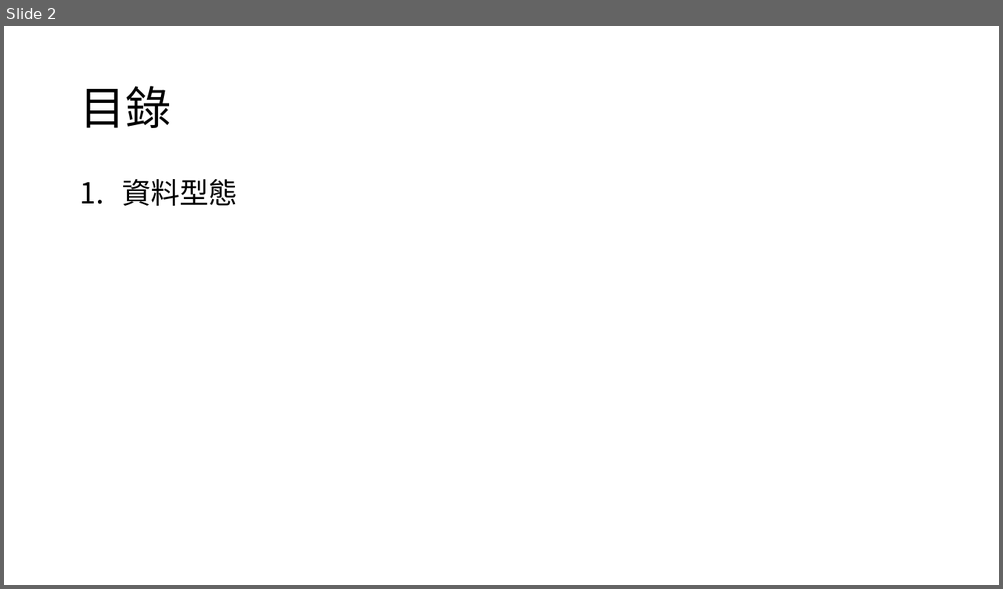
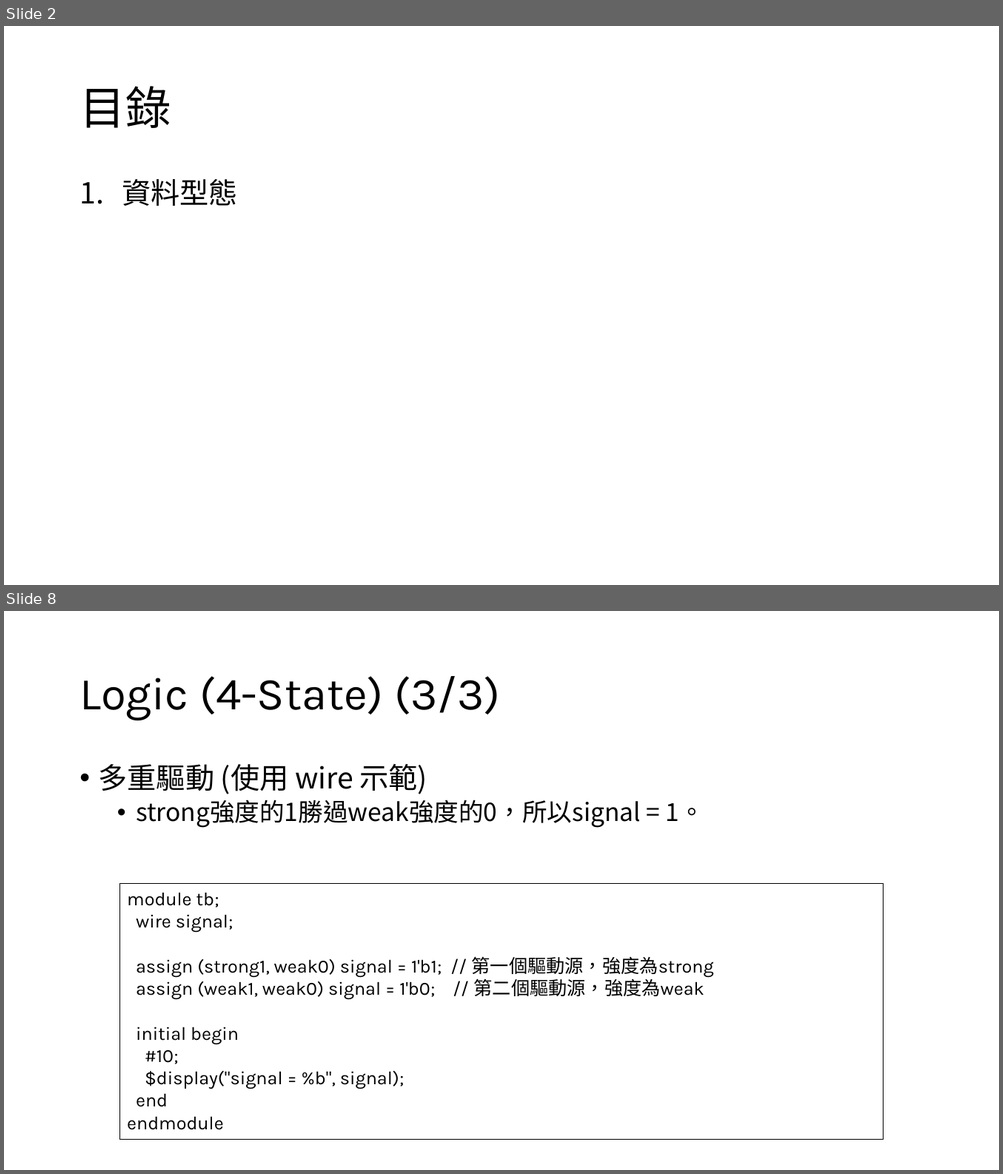
Before and after one commit to s9001055/DV_learning, a slide deck: systemverilog/SystemVerilog_語法學習.pptx. Shown one above the other, each under a label of ours: slide 2 before the commit, slides 2 and 8 after it; the slides between them are not shown. The pictures are 1003x589 and 1003x1174 pixels, drawn with LibreOffice and Linux fonts; fonts in the diff are those of the drawing. Boxes give left, top, right and bottom in pixels: in the first picture for what was removed or moved away, otherwise in the second. Text is boxed around its words. In the diff, an @@ line names an element or a change of style, - is before the commit and + after.

Commit message:
add 2state, 4state, string, enum, array

```diff
--- a/systemverilog/SystemVerilog_語法學習.pptx
+++ b/systemverilog/SystemVerilog_語法學習.pptx
@@ slide 8 added at [4, 611, 999, 1170], background #FFFFFF @@
@@ title added at [79, 676, 500, 721], 44 pt, text #000000 @@
+Logic (4-State) (3/3)
@@ text added at [99, 764, 704, 828], 24 pt, text #000000 @@
+• 多重驅動 (使用 wire 示範)
+  • strong強度的1勝過weak強度的0，所以signal = 1。
@@ rectangle added at [119, 884, 883, 1140], outline #000000 0.75 pt, 18 pt, text #000000 @@
+module tb;
+wire signal;
+assign (strong1, weak0) signal = 1'b1; // 第一個驅動源，強度為strong
+assign (weak1, weak0) signal = 1'b0; // 第二個驅動源，強度為weak
+initial begin
+#10;
+$display("signal = %b", signal);
+end
+endmodule
```
Also in this commit, not shown: 2 slides changed, 12 other slides added.
